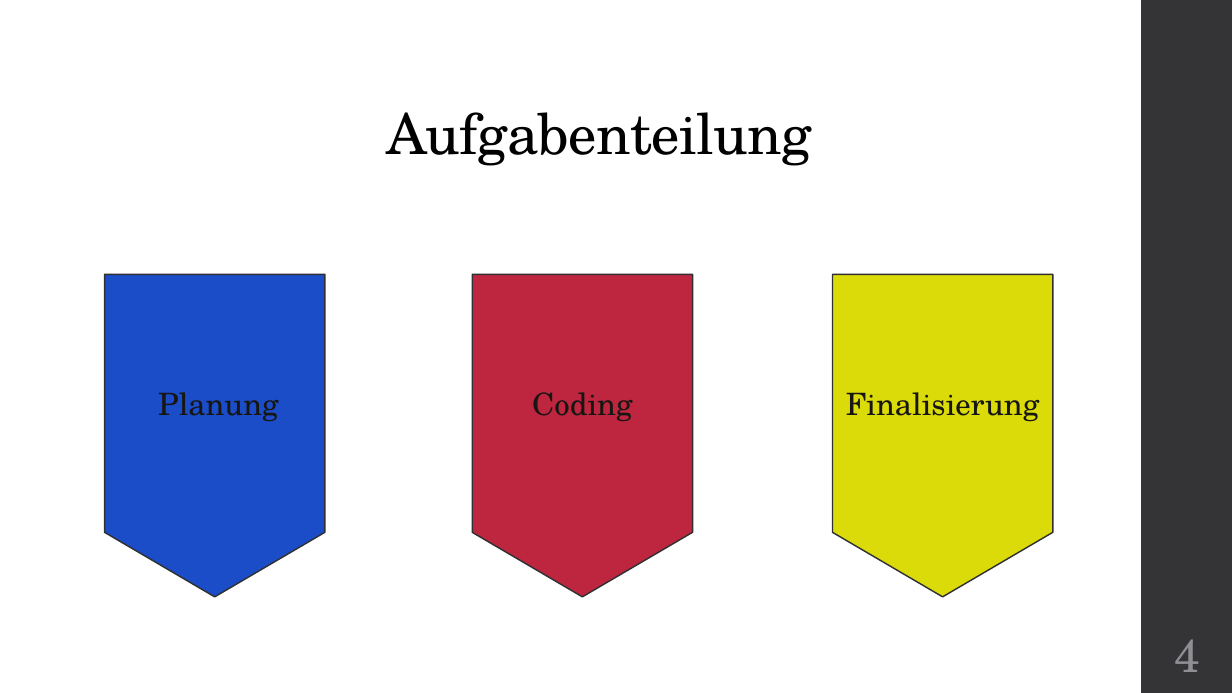
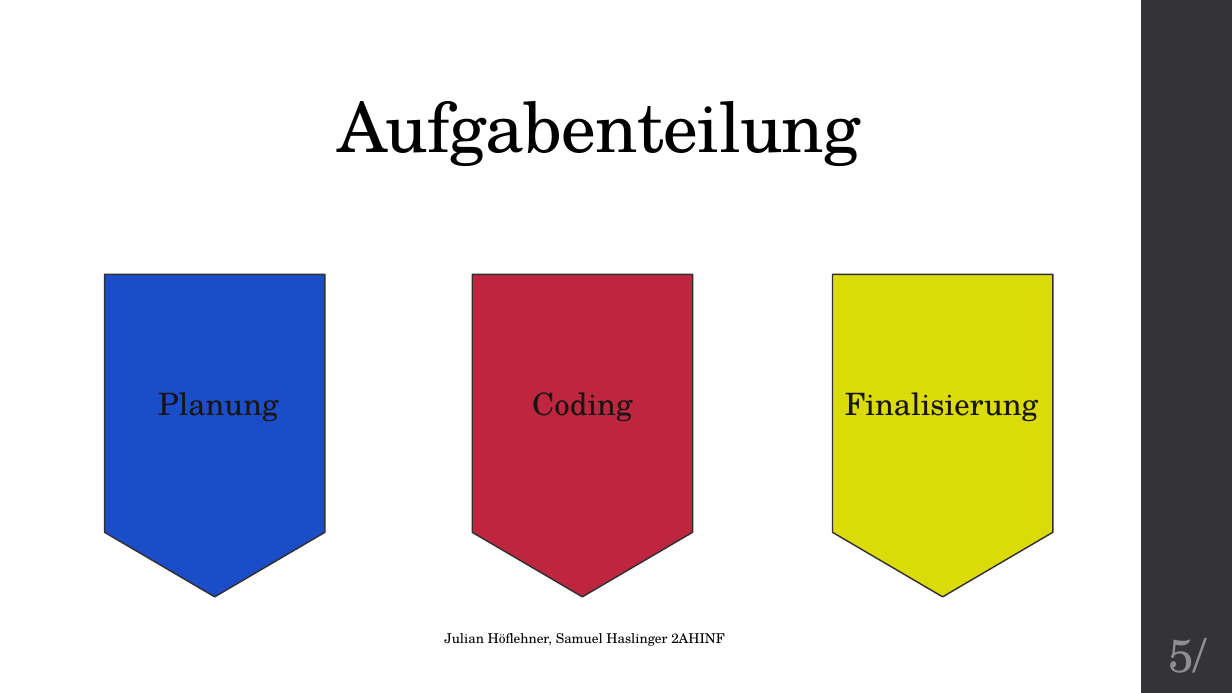
Before and after one commit to Wutze0/Mensch_Aergere_Dich_Nicht, a slide deck: slide 5 of MenschAergereDichNicht.pptx (slide 4 before the commit). Drawn at 1232x693 pixels with LibreOffice and Linux fonts; fonts in the diff are those of the drawing. Boxes give left, top, right and bottom in pixels: in the first picture for what was removed or moved away, otherwise in the second. Text is boxed around its words. In the diff, an @@ line names an element or a change of style, - is before the commit and + after.

```diff
--- a/MenschAergereDichNicht.pptx
+++ b/MenschAergereDichNicht.pptx
@@ title "Aufgabenteilung" at (x1=337, y1=101, x2=861, y2=166): size 44 to 54 pt @@
@@ text added at (x1=444, y1=633, x2=725, y2=646), 10.5 pt, text #000000 @@
+Julian Höflehner, Samuel Haslinger 2AHINF
@@ page number at (x1=1168, y1=638, x2=1207, y2=673): text changed @@
-4
+5/
```
Also in this commit, not shown: 7 other slides changed, 16 slides added, 3 slides removed, 2 other files.
